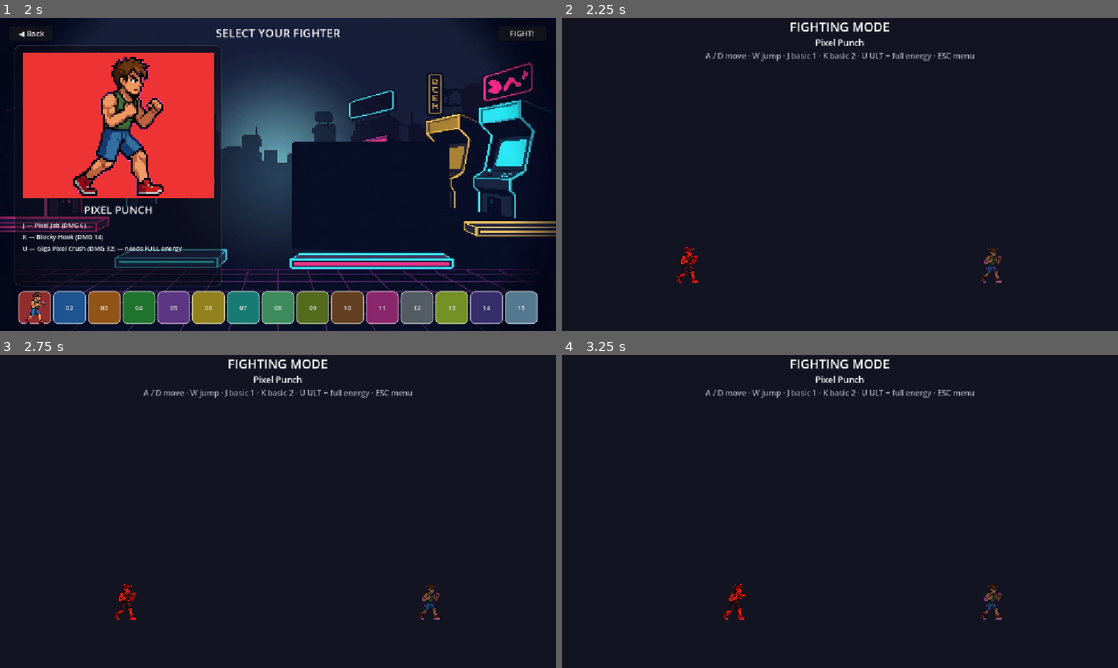
Above: before the commit, frames 1-4 (two rows, left to right).
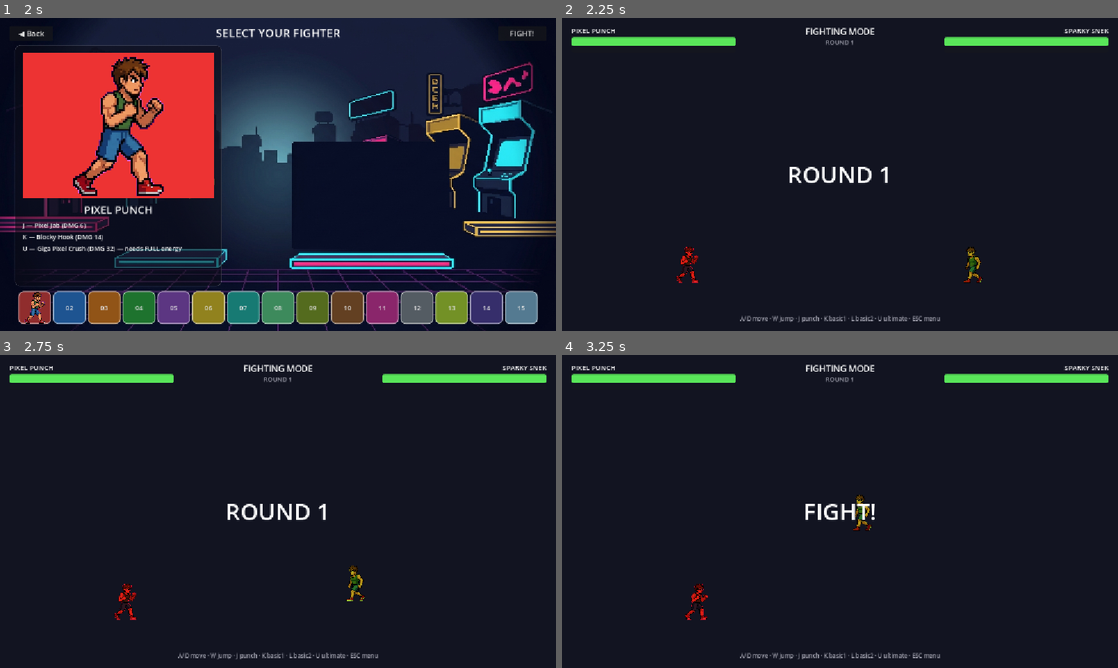
Above: after the commit, the same moments.

Repository: omnitrixdev/kfighters
Game: Godot game, scene res://screens/main_menu.tscn
The game is run twice, just before and just after one commit, with the same random seed, the same clock (stepped at 60 frames per second) and the same inputs.
Inputs (mouse positions are in pixels of both pictures, inside the frame that each line leads up to):
- Up to frame 1 (2 s): click "Fighting Mode" at 0.5 s; click (33, 309) at 1.25 s
- Up to frame 2 (2.25 s): click "FIGHT!" at 2 s
- Up to frame 3 (2.75 s): no input
- Up to frame 4 (3.25 s): tap Enter at 2.75 s; move the mouse to (962, 495) at 2.77 s; hold D (right) from 2.78 s (still down); tap L (heavy) at 2.85 s; click (962, 495) at 2.92 s; tap Space at 3.02 s; tap J (light) at 3.05 s

Frame 1 is identical in both runs. In frame 2, 4.1% of the frame differs, in the area x 1-99%, y 1-98%; in frame 3, 4.1%; in frame 4, 4.3%.

Commit message:
feat: add 1v1 combat, rounds, CPU AI, and Story ladder
Implements the combat/round system agreed in the design-grill session
(CONTEXT.md, docs/adr/0001): a shared 4-type passive pool baked into
CharacterData, a generic hitbox/hurtbox pair driving real hit detection
during a move's active_frames, a NEUTRAL/STARTUP/ACTIVE/RECOVERY/HITSTUN/
DEAD state machine on Fighter, simple reactive CPU AI, and best-of-3
Round/Match flow with HP/energy HUD bars wired up in arena.gd.

GameManager now auto-assigns a random CPU opponent for Fighting Mode and
builds the 3-fight Starter Cast ladder for Story Mode.

Also fixes a physics-query-flush crash found in playtesting: toggling the
hitbox CollisionShape2D's `disabled` state from inside the area_entered
callback needs set_deferred, since that callback fires during Godot's
physics query flush.

Co-Authored-By: Claude Sonnet 5 <noreply@anthropic.com>

Diff:
--- a/autoload/game_manager.gd
+++ b/autoload/game_manager.gd
@@ -9,9 +9,59 @@
 var opponent: CharacterData
 var round_index: int = 0
 
+## Story Mode ladder state (see CONTEXT.md "Ladder"): the fixed 3-fight sequence
+## built once the player picks a fighter, and the player's progress through it.
+var story_ladder: Array[CharacterData] = []
+var story_index: int = 0
+
 
 func start_match(p1: CharacterData, p2: CharacterData, p_mode: Mode) -> void:
+	mode = p_mode
+	round_index = 0
 	player_one = p1
 	opponent = p2
-	mode = p_mode
+	story_ladder = []
+	story_index = 0
+
+	if p1 == null:
+		return
+
+	match mode:
+		Mode.STORY:
+			_build_story_ladder(p1)
+			opponent = story_ladder[0]
+		Mode.FIGHTING:
+			if opponent == null:
+				opponent = _random_cpu_pick()
+
+
+## Advances to the next Story Mode ladder fight. Returns the new opponent, or
+## null if the ladder is complete (caller should treat that as a run-clear).
+func advance_story() -> CharacterData:
+	story_index += 1
 	round_index = 0
+	if story_index < story_ladder.size():
+		opponent = story_ladder[story_index]
+		return opponent
+	return null
+
+
+func _random_cpu_pick() -> CharacterData:
+	var roster := Roster.all()
+	return roster[randi() % roster.size()]
+
+
+func _build_story_ladder(picked: CharacterData) -> void:
+	var others: Array[CharacterData] = []
+	for c in Roster.starter_cast():
+		if c.id != picked.id:
+			others.append(c)
+	# Starter Cast has 3 members; excluding the player's pick always leaves 2.
+	story_ladder = [others[0], others[1], _boosted_rematch(others[1])]
+
+
+func _boosted_rematch(base: CharacterData) -> CharacterData:
+	var boosted: CharacterData = base.duplicate(true)
+	boosted.display_name = base.display_name + " (Rematch)"
+	boosted.max_health = int(base.max_health * 1.2)
+	return boosted
--- a/data/roster.gd
+++ b/data/roster.gd
@@ -23,6 +23,10 @@
 const FIGHTER_SPEED := [215, 235, 225, 200, 245, 230, 220, 225, 205, 200, 240, 190, 230, 210, 215]
 const FIGHTER_JUMP := [560, 590, 575, 540, 610, 600, 580, 585, 545, 540, 605, 520, 595, 565, 570]
 
+## Starter Cast (see CONTEXT.md): the only roster entries with real sprite art
+## this milestone. Indices into FIGHTER_NAMES: Pixel Punch, Noodle Ninja, Boulder Boris.
+const STARTER_INDICES := [0, 5, 11]
+
 
 static func all() -> Array[CharacterData]:
 	var out: Array[CharacterData] = []
@@ -35,10 +39,25 @@
 		cd.walk_speed = FIGHTER_SPEED[i]
 		cd.jump_force = FIGHTER_JUMP[i]
 		cd.weight = 1.0
+		cd.passive = (i % 4) as CharacterData.Passive
+		match cd.passive:
+			CharacterData.Passive.SWIFT:
+				cd.walk_speed *= 1.1
+			CharacterData.Passive.VITALITY:
+				cd.max_health += 15
 		if i == 0:
 			cd.portrait = load("res://assets/fighter/idle/idle_0.png")
 		_assign_moves(cd, i)
 		out.append(cd)
+	return out
+
+
+## The 3 Starter Cast fighters (see CONTEXT.md), in FIGHTER_NAMES order.
+static func starter_cast() -> Array[CharacterData]:
+	var roster := all()
+	var out: Array[CharacterData] = []
+	for i in STARTER_INDICES:
+		out.append(roster[i])
 	return out
 
 
--- a/fighter/fighter.gd
+++ b/fighter/fighter.gd
@@ -1,16 +1,39 @@
 extends CharacterBody2D
+
+signal health_changed(new_health: float)
+signal meter_changed(new_meter: float)
+signal died
+
+enum State { NEUTRAL, STARTUP, ACTIVE, RECOVERY, HITSTUN, DEAD }
+
+const GRAVITY := 980.0
+const BODY_HALF_W := 24.0
+const METER_MAX := 100.0
+const HITBOX_OFFSET_X := 34.0
+
+const AI_ATTACK_RANGE := 70.0
+const AI_DECIDE_COOLDOWN := 0.35
 
 @export var character_data: CharacterData
 @export var is_player := true
 
-const GRAVITY := 980.0
-const BODY_HALF_W := 24.0
-
 @onready var sprite: AnimatedSprite2D = $AnimatedSprite2D
+@onready var _hitbox_shape: CollisionShape2D = $Hitbox/CollisionShape2D
+
+## The opposing Fighter, assigned by the match controller after both spawn.
+## Used for auto-facing (both sides) and target-seeking (CPU side only).
+var opponent_ref: Node2D
 
 var facing := 1.0
-var _was_up := false
-var _is_attacking := false
+var current_health := 100.0
+var current_meter := 0.0
+
+var _state: State = State.NEUTRAL
+var _state_timer := 0
+var _current_move: MoveData
+var _hit_landed := false
+var _ai_timer := 0.0
+var _punch_move: MoveData
 
 
 func setup(data: CharacterData) -> void:
@@ -22,32 +45,55 @@
 func _ready() -> void:
 	if character_data:
 		sprite.modulate = character_data.accent_color
-	sprite.animation_finished.connect(_on_animation_finished)
-
-
-func _on_animation_finished() -> void:
-	if sprite.animation == &"punch":
-		_is_attacking = false
+	_punch_move = _make_punch_move()
+	$Hitbox.area_entered.connect(_on_hitbox_area_entered)
+	reset_for_round(global_position)
+
+
+## Called by the match controller at the start of every Round.
+func reset_for_round(spawn_position: Vector2) -> void:
+	current_health = float(character_data.max_health) if character_data else 100.0
+	current_meter = 0.0
+	_state = State.NEUTRAL
+	_current_move = null
+	_hit_landed = false
+	velocity = Vector2.ZERO
+	global_position = spawn_position
+	_hitbox_shape.disabled = true
+	health_changed.emit(current_health)
+	meter_changed.emit(current_meter)
+	sprite.play(&"idle")
+
+
+func _make_punch_move() -> MoveData:
+	var move := MoveData.new()
+	move.kind = MoveData.Kind.BASIC
+	move.name = "Punch"
+	move.damage = 6
+	move.startup_frames = 6
+	move.active_frames = 4
+	move.recovery_frames = 10
+	move.knockback = Vector2(140, -30)
+	move.hitstun_frames = 10
+	move.meter_gain = 6
+	move.meter_cost = 0
+	return move
 
 
 func _physics_process(delta: float) -> void:
 	var walk_speed := character_data.walk_speed if character_data else 215.0
 	var jump_force := character_data.jump_force if character_data else 560.0
-
 	var dir := 0.0
-	if is_player:
-		dir = Input.get_axis("left", "right")
-		var up := Input.is_action_pressed("up")
-		if up and not _was_up:
-			_was_up = true
-			if is_on_floor():
-				velocity.y = -jump_force
-		elif not up:
-			_was_up = false
-
-		if Input.is_action_just_pressed("light") and not _is_attacking and is_on_floor():
-			_is_attacking = true
-			sprite.play(&"punch")
+
+	if _state == State.NEUTRAL:
+		if opponent_ref:
+			var dx := opponent_ref.global_position.x - global_position.x
+			if dx != 0.0:
+				facing = sign(dx)
+		if is_player:
+			dir = _player_input(jump_force)
+		else:
+			dir = _ai_decide(delta)
 
 	velocity.x = dir * walk_speed
 
@@ -55,14 +101,150 @@
 		velocity.y += GRAVITY * delta
 
 	move_and_slide()
-
 	position.x = clampf(position.x, BODY_HALF_W + 44.0, 1152.0 - BODY_HALF_W - 44.0)
 
-	if dir != 0.0:
-		facing = sign(dir)
-		sprite.flip_h = facing < 0.0
-
-	if not _is_attacking:
-		var target := &"walk" if dir != 0.0 else &"idle"
-		if sprite.animation != target:
-			sprite.play(target)
+	sprite.flip_h = facing < 0.0
+	$Hitbox.position.x = HITBOX_OFFSET_X * facing
+
+	_advance_state()
+	_update_animation(dir)
+
+
+func _player_input(jump_force: float) -> float:
+	var dir := Input.get_axis("left", "right")
+	if Input.is_action_just_pressed("up") and is_on_floor():
+		velocity.y = -jump_force
+
+	if Input.is_action_just_pressed("light"):
+		_try_attack(_punch_move, &"punch")
+	elif Input.is_action_just_pressed("medium"):
+		_try_attack(character_data.basic_1 if character_data else null, &"basic_1")
+	elif Input.is_action_just_pressed("heavy"):
+		_try_attack(character_data.basic_2 if character_data else null, &"basic_2")
+	elif Input.is_action_just_pressed("special"):
+		if character_data and character_data.can_use_ultimate(current_meter >= METER_MAX):
+			_try_attack(character_data.ultimate, &"ultimate")
+
+	return dir
+
+
+func _ai_decide(delta: float) -> float:
+	if opponent_ref == null or character_data == null:
+		return 0.0
+
+	var dx := opponent_ref.global_position.x - global_position.x
+	var dist := absf(dx)
+
+	if dist > AI_ATTACK_RANGE:
+		if dist > AI_ATTACK_RANGE * 2.5 and is_on_floor() and randf() < 0.01:
+			velocity.y = -character_data.jump_force
+		return sign(dx)
+
+	_ai_timer -= delta
+	if _ai_timer <= 0.0 and is_on_floor():
+		_ai_timer = AI_DECIDE_COOLDOWN + randf() * 0.4
+		var roll := randf()
+		if roll < 0.5:
+			_try_attack(_punch_move, &"punch")
+		elif roll < 0.85:
+			_try_attack(character_data.basic_1, &"basic_1")
+		else:
+			_try_attack(character_data.basic_2, &"basic_2")
+	return 0.0
+
+
+func _try_attack(move: MoveData, anim_name: StringName) -> void:
+	if move == null or _state != State.NEUTRAL or not is_on_floor():
+		return
+	_current_move = move
+	_hit_landed = false
+	_state = State.STARTUP
+	_state_timer = move.startup_frames
+	_play_anim(anim_name)
+
+
+func _advance_state() -> void:
+	match _state:
+		State.STARTUP:
+			_state_timer -= 1
+			if _state_timer <= 0:
+				_state = State.ACTIVE
+				_state_timer = _current_move.active_frames
+				_hitbox_shape.disabled = false
+		State.ACTIVE:
+			_state_timer -= 1
+			if _state_timer <= 0:
+				_hitbox_shape.disabled = true
+				_state = State.RECOVERY
+				_state_timer = _current_move.recovery_frames
+		State.RECOVERY:
+			_state_timer -= 1
+			if _state_timer <= 0:
+				_state = State.NEUTRAL
+				_current_move = null
+		State.HITSTUN:
+			_state_timer -= 1
+			if _state_timer <= 0:
+				_state = State.NEUTRAL
+		State.NEUTRAL, State.DEAD:
+			pass
+
+
+func _update_animation(dir: float) -> void:
+	if _state != State.NEUTRAL:
+		return
+	var target := &"walk" if dir != 0.0 else &"idle"
+	if sprite.animation != target:
+		sprite.play(target)
+
+
+func _play_anim(anim_name: StringName) -> void:
+	var use := anim_name
+	if sprite.sprite_frames == null or not sprite.sprite_frames.has_animation(anim_name):
+		use = &"punch" if sprite.sprite_frames.has_animation(&"punch") else &"idle"
+	sprite.play(use)
+
+
+func _on_hitbox_area_entered(area: Area2D) -> void:
+	if _state != State.ACTIVE or _hit_landed:
+		return
+	var defender := area.get_parent()
+	if defender == self or not defender.has_method("take_damage"):
+		return
+	_hit_landed = true
+	defender.take_damage(_current_move, facing)
+
+	var gain := float(_current_move.meter_gain)
+	if character_data and character_data.passive == CharacterData.Passive.METER_RUSH:
+		gain *= 1.25
+	current_meter = clampf(current_meter + gain, 0.0, METER_MAX)
+	meter_changed.emit(current_meter)
+
+
+func take_damage(move: MoveData, attacker_facing: float) -> void:
+	if _state == State.DEAD:
+		return
+
+	var dmg := float(move.damage)
+	if character_data and character_data.passive == CharacterData.Passive.IRON_SKIN:
+		dmg *= 0.9
+
+	current_health = maxf(current_health - dmg, 0.0)
+	health_changed.emit(current_health)
+	velocity = Vector2(move.knockback.x * attacker_facing, move.knockback.y)
+
+	_hitbox_shape.set_deferred("disabled", true)
+	_current_move = null
+
+	if current_health <= 0.0:
+		_die()
+	else:
+		_state = State.HITSTUN
+		_state_timer = move.hitstun_frames
+
+
+func _die() -> void:
+	_state = State.DEAD
+	_hitbox_shape.set_deferred("disabled", true)
+	velocity = Vector2.ZERO
+	died.emit()
--- a/fighter/fighter.tscn
+++ b/fighter/fighter.tscn
@@ -16,6 +16,12 @@
 
 [sub_resource type="RectangleShape2D" id="RectangleShape2D_body"]
 size = Vector2(48, 56)
+
+[sub_resource type="RectangleShape2D" id="RectangleShape2D_hurtbox"]
+size = Vector2(48, 56)
+
+[sub_resource type="RectangleShape2D" id="RectangleShape2D_hitbox"]
+size = Vector2(34, 44)
 
 [sub_resource type="SpriteFrames" id="SpriteFrames_fighter"]
 animations = [{
@@ -77,6 +83,23 @@
 [node name="CollisionShape2D" type="CollisionShape2D" parent="."]
 shape = SubResource("RectangleShape2D_body")
 
+[node name="Hurtbox" type="Area2D" parent="."]
+collision_layer = 2
+collision_mask = 0
+monitoring = false
+
+[node name="CollisionShape2D" type="CollisionShape2D" parent="Hurtbox"]
+shape = SubResource("RectangleShape2D_hurtbox")
+
+[node name="Hitbox" type="Area2D" parent="."]
+collision_layer = 0
+collision_mask = 2
+monitorable = false
+
+[node name="CollisionShape2D" type="CollisionShape2D" parent="Hitbox"]
+shape = SubResource("RectangleShape2D_hitbox")
+disabled = true
+
 [node name="AnimatedSprite2D" type="AnimatedSprite2D" parent="."]
 texture_filter = 1
 sprite_frames = SubResource("SpriteFrames_fighter")
--- a/resources/character_data.gd
+++ b/resources/character_data.gd
@@ -1,11 +1,17 @@
 class_name CharacterData
 extends Resource
+
+## Always-on stat modifier drawn from a small shared pool (see CONTEXT.md).
+## SWIFT and VITALITY are baked into walk_speed/max_health at roster build time;
+## METER_RUSH and IRON_SKIN are applied at combat resolution time in fighter.gd.
+enum Passive { METER_RUSH, SWIFT, IRON_SKIN, VITALITY }
 
 @export var id: String
 @export var display_name: String
 @export var portrait: Texture2D
 @export var sprite_frames: SpriteFrames
 @export var accent_color: Color = Color.WHITE # placeholder while we have no art
+@export var passive: Passive = Passive.METER_RUSH
 
 @export var max_health: int = 100
 @export var walk_speed: float = 200.0
--- a/screens/arena.gd
+++ b/screens/arena.gd
@@ -1,22 +1,120 @@
 extends Node2D
 
+const ROUND_INTRO_DELAY := 1.0
+const FIGHT_HOLD := 0.6
+const ROUND_END_DELAY := 1.4
+const MATCH_END_DELAY := 2.0
+
 @onready var _player: Node2D = $Player
-@onready var _dummy: Node2D = $Dummy
-@onready var _char_label: Label = $HUD/TopBar/CharLabel
-@onready var _mode_label: Label = $HUD/TopBar/ModeLabel
-@onready var _hint_label: Label = $HUD/TopBar/HintLabel
+@onready var _opponent: Node2D = $Opponent
+
+@onready var _mode_label: Label = $HUD/CenterTop/ModeLabel
+@onready var _round_label: Label = $HUD/CenterTop/RoundLabel
+@onready var _message_label: Label = $HUD/MessageLabel
+@onready var _hint_label: Label = $HUD/HintLabel
+
+@onready var _player_name: Label = $HUD/PlayerPanel/Name
+@onready var _player_health: ProgressBar = $HUD/PlayerPanel/Health
+@onready var _player_energy: ProgressBar = $HUD/PlayerPanel/Energy
+
+@onready var _opp_name: Label = $HUD/OpponentPanel/Name
+@onready var _opp_health: ProgressBar = $HUD/OpponentPanel/Health
+@onready var _opp_energy: ProgressBar = $HUD/OpponentPanel/Energy
+
+var _player_data: CharacterData
+var _opponent_data: CharacterData
+var _player_wins := 0
+var _opponent_wins := 0
+var _round_number := 1
+var _round_over := false
 
 
 func _ready() -> void:
-	var picked: CharacterData = GameManager.player_one
-	if picked == null:
-		picked = Roster.all()[0]
-	_player.setup(picked)
-	_dummy.setup(Roster.dummy())
+	_player_data = GameManager.player_one if GameManager.player_one else Roster.all()[0]
+	_opponent_data = GameManager.opponent if GameManager.opponent else Roster.dummy()
 
-	_char_label.text = "%s" % picked.display_name
-	_mode_label.text = "STORY" if GameManager.mode == GameManager.Mode.STORY else "FIGHTING MODE"
-	_hint_label.text = "A / D move · W jump · J basic 1 · K basic 2 · U ULT = full energy · ESC menu"
+	_mode_label.text = "STORY MODE" if GameManager.mode == GameManager.Mode.STORY else "FIGHTING MODE"
+	_hint_label.text = "A/D move · W jump · J punch · K basic1 · L basic2 · U ultimate · ESC menu"
+
+	_player.opponent_ref = _opponent
+	_opponent.opponent_ref = _player
+
+	_player.health_changed.connect(func(v): _player_health.value = v)
+	_player.meter_changed.connect(func(v): _player_energy.value = v)
+	_player.died.connect(func(): _on_round_end(false))
+
+	_opponent.health_changed.connect(func(v): _opp_health.value = v)
+	_opponent.meter_changed.connect(func(v): _opp_energy.value = v)
+	_opponent.died.connect(func(): _on_round_end(true))
+
+	_apply_fighter_data(_player, _player_data, _player_name, _player_health, _player_energy)
+	_apply_fighter_data(_opponent, _opponent_data, _opp_name, _opp_health, _opp_energy)
+
+	_start_match()
+
+
+func _apply_fighter_data(fighter: Node2D, data: CharacterData, name_label: Label,
+		health_bar: ProgressBar, energy_bar: ProgressBar) -> void:
+	fighter.setup(data)
+	name_label.text = data.display_name.to_upper()
+	health_bar.max_value = float(data.max_health)
+	energy_bar.max_value = 100.0
+
+
+func _start_match() -> void:
+	_player_wins = 0
+	_opponent_wins = 0
+	_round_number = 1
+	await _start_round()
+
+
+func _start_round() -> void:
+	_round_over = false
+	_round_label.text = "ROUND %d" % _round_number
+	_player.reset_for_round(Vector2(260, 500))
+	_opponent.reset_for_round(Vector2(890, 500))
+	await _show_message("ROUND %d" % _round_number, ROUND_INTRO_DELAY)
+	await _show_message("FIGHT!", FIGHT_HOLD)
+
+
+func _on_round_end(player_won: bool) -> void:
+	if _round_over:
+		return
+	_round_over = true
+	if player_won:
+		_player_wins += 1
+	else:
+		_opponent_wins += 1
+
+	var wins_needed := int(ceil(GameManager.MAX_ROUNDS / 2.0))
+	if _player_wins >= wins_needed or _opponent_wins >= wins_needed:
+		await _end_match(_player_wins > _opponent_wins)
+	else:
+		await _show_message("ROUND WIN" if player_won else "ROUND LOST", ROUND_END_DELAY)
+		_round_number += 1
+		await _start_round()
+
+
+func _end_match(player_won: bool) -> void:
+	await _show_message("YOU WIN!" if player_won else "YOU LOSE", MATCH_END_DELAY)
+
+	if GameManager.mode == GameManager.Mode.STORY and player_won:
+		var next: CharacterData = GameManager.advance_story()
+		if next != null:
+			_opponent_data = next
+			_apply_fighter_data(_opponent, _opponent_data, _opp_name, _opp_health, _opp_energy)
+			_start_match()
+			return
+		await _show_message("STORY CLEAR!", MATCH_END_DELAY)
+
+	SceneManager.goto_scene("res://screens/main_menu.tscn")
+
+
+func _show_message(text: String, hold_seconds: float) -> void:
+	_message_label.text = text
+	_message_label.visible = true
+	await get_tree().create_timer(hold_seconds).timeout
+	_message_label.visible = false
 
 
 func _unhandled_input(event: InputEvent) -> void:
--- a/screens/arena.tscn
+++ b/screens/arena.tscn
@@ -1,10 +1,24 @@
-[gd_scene load_steps=3 format=3]
+[gd_scene load_steps=6 format=3]
 
 [ext_resource type="Script" path="res://screens/arena.gd" id="1_ar"]
 [ext_resource type="PackedScene" path="res://fighter/fighter.tscn" id="2_fg"]
 
 [sub_resource type="RectangleShape2D" id="RectangleShape2D_floor"]
 size = Vector2(1400, 40)
+
+[sub_resource type="StyleBoxFlat" id="StyleBoxFlat_health_fill"]
+bg_color = Color(0.35, 0.9, 0.35, 1)
+corner_radius_top_left = 4
+corner_radius_top_right = 4
+corner_radius_bottom_right = 4
+corner_radius_bottom_left = 4
+
+[sub_resource type="StyleBoxFlat" id="StyleBoxFlat_energy_fill"]
+bg_color = Color(0.3, 0.75, 1.0, 1)
+corner_radius_top_left = 4
+corner_radius_top_right = 4
+corner_radius_bottom_right = 4
+corner_radius_bottom_left = 4
 
 [node name="Arena" type="Node2D"]
 script = ExtResource("1_ar")
@@ -29,7 +43,7 @@
 [node name="Player" parent="." instance=ExtResource("2_fg")]
 position = Vector2(260, 500)
 
-[node name="Dummy" parent="." instance=ExtResource("2_fg")]
+[node name="Opponent" parent="." instance=ExtResource("2_fg")]
 position = Vector2(890, 500)
 is_player = false
 
@@ -38,33 +52,121 @@
 
 [node name="HUD" type="CanvasLayer" parent="."]
 
-[node name="TopBar" type="VBoxContainer" parent="HUD"]
-anchors_preset = 8
+[node name="PlayerPanel" type="VBoxContainer" parent="HUD"]
+layout_mode = 0
+offset_left = 20.0
+offset_top = 16.0
+offset_right = 360.0
+offset_bottom = 72.0
+theme_override_constants/separation = 4
+
+[node name="Name" type="Label" parent="HUD/PlayerPanel"]
+layout_mode = 2
+text = "P1"
+theme_override_font_sizes/font_size = 14
+
+[node name="Health" type="ProgressBar" parent="HUD/PlayerPanel"]
+layout_mode = 2
+custom_minimum_size = Vector2(0, 18)
+theme_override_styles/fill = SubResource("StyleBoxFlat_health_fill")
+max_value = 100.0
+value = 100.0
+show_percentage = false
+
+[node name="Energy" type="ProgressBar" parent="HUD/PlayerPanel"]
+layout_mode = 2
+custom_minimum_size = Vector2(0, 10)
+theme_override_styles/fill = SubResource("StyleBoxFlat_energy_fill")
+max_value = 100.0
+value = 0.0
+show_percentage = false
+
+[node name="OpponentPanel" type="VBoxContainer" parent="HUD"]
+layout_mode = 0
+offset_left = 792.0
+offset_top = 16.0
+offset_right = 1132.0
+offset_bottom = 72.0
+theme_override_constants/separation = 4
+
+[node name="Name" type="Label" parent="HUD/OpponentPanel"]
+layout_mode = 2
+text = "CPU"
+horizontal_alignment = 2
+theme_override_font_sizes/font_size = 14
+
+[node name="Health" type="ProgressBar" parent="HUD/OpponentPanel"]
+layout_mode = 2
+custom_minimum_size = Vector2(0, 18)
+theme_override_styles/fill = SubResource("StyleBoxFlat_health_fill")
+max_value = 100.0
+value = 100.0
+show_percentage = false
+
+[node name="Energy" type="ProgressBar" parent="HUD/OpponentPanel"]
+layout_mode = 2
+custom_minimum_size = Vector2(0, 10)
+theme_override_styles/fill = SubResource("StyleBoxFlat_energy_fill")
+max_value = 100.0
+value = 0.0
+show_percentage = false
+
+[node name="CenterTop" type="VBoxContainer" parent="HUD"]
+layout_mode = 1
+anchors_preset = 5
 anchor_left = 0.5
-anchor_top = 0.0
 anchor_right = 0.5
-anchor_bottom = 0.0
-offset_left = -300.0
-offset_right = 300.0
-offset_bottom = 90.0
+offset_left = -160.0
+offset_top = 14.0
+offset_right = 160.0
+offset_bottom = 60.0
 grow_horizontal = 2
-theme_override_constants/separation = 2
-alignment = 0
+theme_override_constants/separation = 0
+alignment = 1
 
-[node name="ModeLabel" type="Label" parent="HUD/TopBar"]
+[node name="ModeLabel" type="Label" parent="HUD/CenterTop"]
 layout_mode = 2
 text = "FIGHTING MODE"
 horizontal_alignment = 1
-theme_override_font_sizes/font_size = 26
-
-[node name="CharLabel" type="Label" parent="HUD/TopBar"]
-layout_mode = 2
-text = "PIXEL PUNCH"
-horizontal_alignment = 1
 theme_override_font_sizes/font_size = 18
 
-[node name="HintLabel" type="Label" parent="HUD/TopBar"]
+[node name="RoundLabel" type="Label" parent="HUD/CenterTop"]
 layout_mode = 2
-text = "A / D or ← → move · W or ↑ jump · ESC = main menu"
+text = "ROUND 1"
 horizontal_alignment = 1
+theme_override_font_sizes/font_size = 13
 theme_override_colors/font_color = Color(0.65, 0.65, 0.7, 1)
+
+[node name="MessageLabel" type="Label" parent="HUD"]
+visible = false
+layout_mode = 1
+anchors_preset = 8
+anchor_left = 0.5
+anchor_top = 0.5
+anchor_right = 0.5
+anchor_bottom = 0.5
+offset_left = -300.0
+offset_top = -40.0
+offset_right = 300.0
+offset_bottom = 40.0
+grow_horizontal = 2
+grow_vertical = 2
+text = "FIGHT!"
+horizontal_alignment = 1
+vertical_alignment = 1
+theme_override_font_sizes/font_size = 48
+
+[node name="HintLabel" type="Label" parent="HUD"]
+layout_mode = 1
+anchors_preset = 12
+anchor_top = 1.0
+anchor_right = 1.0
+anchor_bottom = 1.0
+offset_top = -34.0
+offset_bottom = -8.0
+grow_horizontal = 2
+grow_vertical = 0
+text = "A/D move · W jump · J punch · K basic1 · L basic2 · U ultimate · ESC menu"
+horizontal_alignment = 1
+theme_override_font_sizes/font_size = 12
+theme_override_colors/font_color = Color(0.65, 0.65, 0.7, 1)
Not shown, added: CONTEXT.md
Not shown, added: docs/adr/0001-cpu-only-opponents.md
